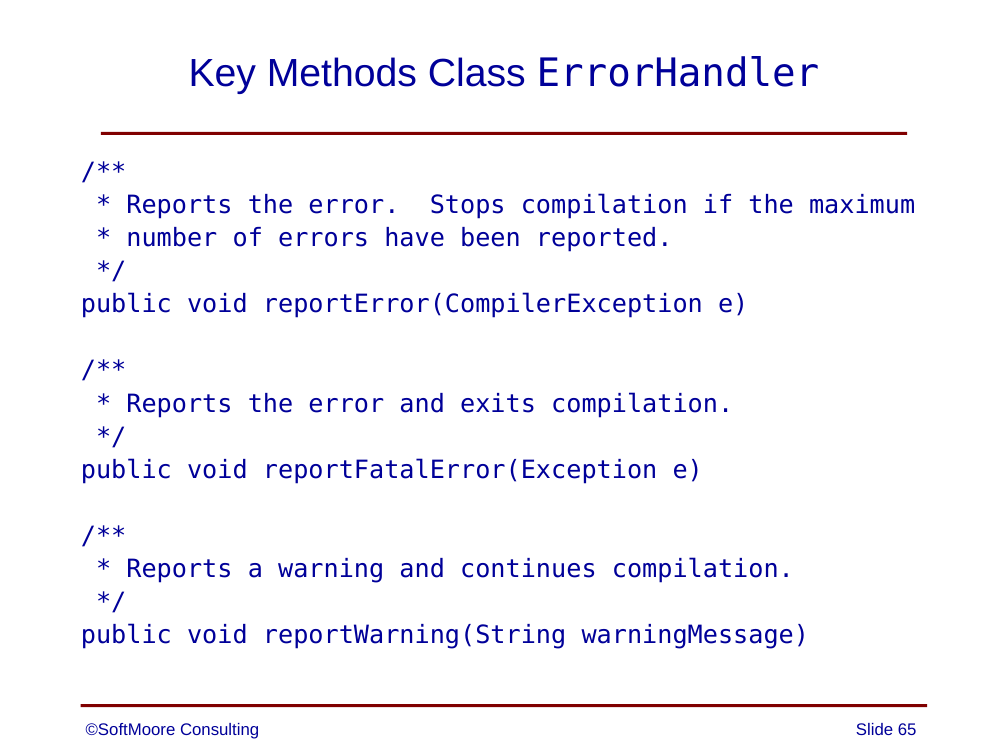
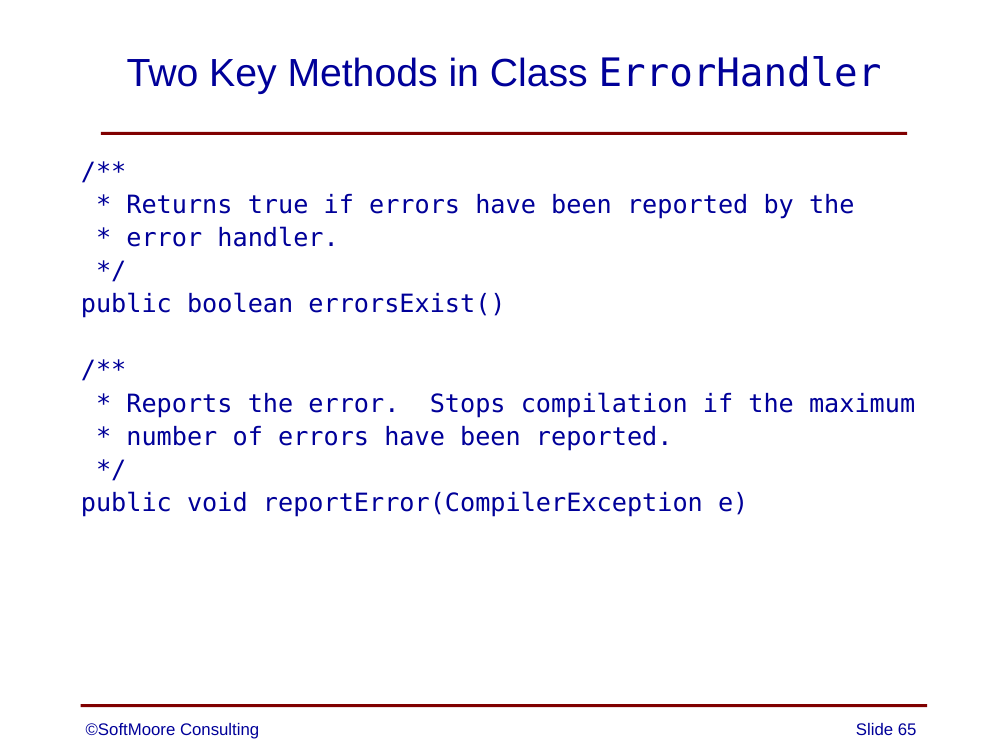
Before and after one commit to SoftMoore/CPRL, a slide deck: slide 65 of PowerPoint Slides/06 - Syntax Analysis.pptx. Drawn at 1008x756 pixels with LibreOffice and Linux fonts; fonts in the diff are those of the drawing. Boxes give left, top, right and bottom in pixels: in the first picture for what was removed or moved away, otherwise in the second. Text is boxed around its words. In the diff, an @@ line names an element or a change of style, - is before the commit and + after.

Commit message:
minor corrections to one slide

```diff
--- a/PowerPoint Slides/06 - Syntax Analysis.pptx
+++ b/PowerPoint Slides/06 - Syntax Analysis.pptx
@@ title at [127,56,882,94]: text changed @@
-Key Methods Class ErrorHandler
+Two Key Methods in Class ErrorHandler
@@ text at [81,194,855,318]: paragraphs added @@
+  /**
+  * Returns true if errors have been reported by the
+  * error handler.
+  */
+  public boolean errorsExist()
@@ text at [81,392,810,649]: paragraphs removed @@
-  /**
-  * Reports the error and exits compilation.
-  */
-  public void reportFatalError(Exception e)
-  /**
-  * Reports a warning and continues compilation.
-  */
-  public void reportWarning(String warningMessage)
```
